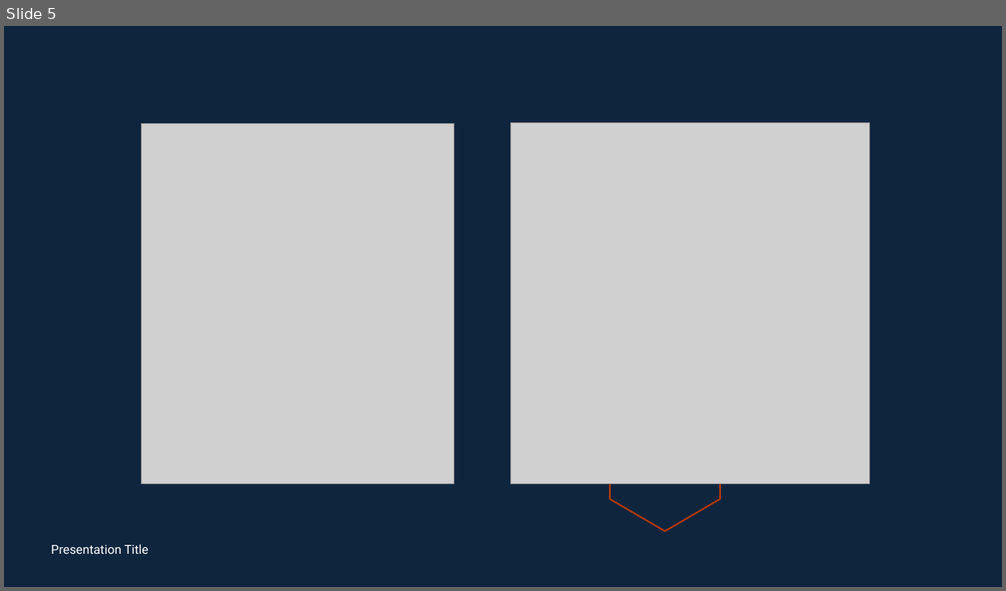
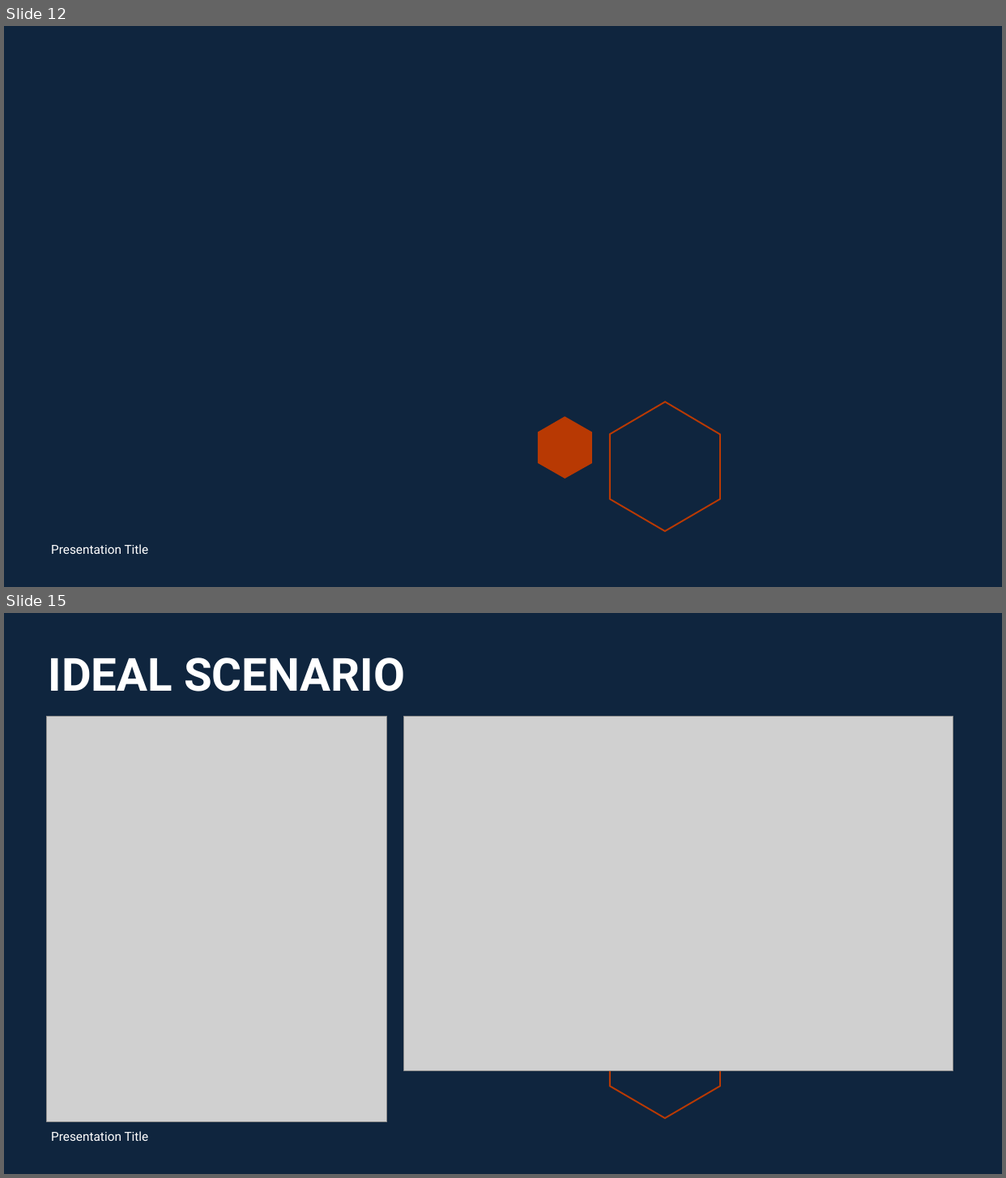
Before and after one commit to MaricrisResma/Detect-Credit-Card-Fraud-DT-RandomForest, a slide deck: DOC/Results_Final.pptx. Shown one above the other, each under a label of ours: slide 5 before the commit, slides 12 and 15 after it; the slides between them are not shown. The pictures are 1006x591 and 1006x1178 pixels, drawn with LibreOffice and Linux fonts; fonts in the diff are those of the drawing; grey boxes stand for pictures; background and template pictures are left out. Boxes give left, top, right and bottom in pixels: in the first picture for what was removed or moved away, otherwise in the second. Text is boxed around its words. In the diff, an @@ line names an element or a change of style, - is before the commit and + after.

```diff
--- a/DOC/Results_Final.pptx
+++ b/DOC/Results_Final.pptx
@@ slide 15 added at <box>4,613,1002,1174</box>, background #0F253E; not listed: 1 template element that a slide beside it also shows @@
@@ title added at <box>49,658,405,692</box>, 44 pt, text #FFFFFF, bold @@
+IDEAL SCENARIO
@@ picture added at <box>47,717,387,1122</box> @@
@@ picture added at <box>404,717,953,1071</box> @@
@@ text added at <box>51,1131,149,1141</box>, 12 pt, text #FFFFFF @@
+Presentation Title
@@ what was slide 5 is now slide 12 @@
@@ slide 12 changed as well @@
@@ picture removed at <box>142,123,454,484</box> @@
@@ picture removed at <box>511,123,870,485</box> @@
@@ freeform shape added at <box>538,416,592,479</box>, fill #B83903 @@
```
Also in this commit, not shown: 4 other slides changed, 14 other slides added, 1 other file.
